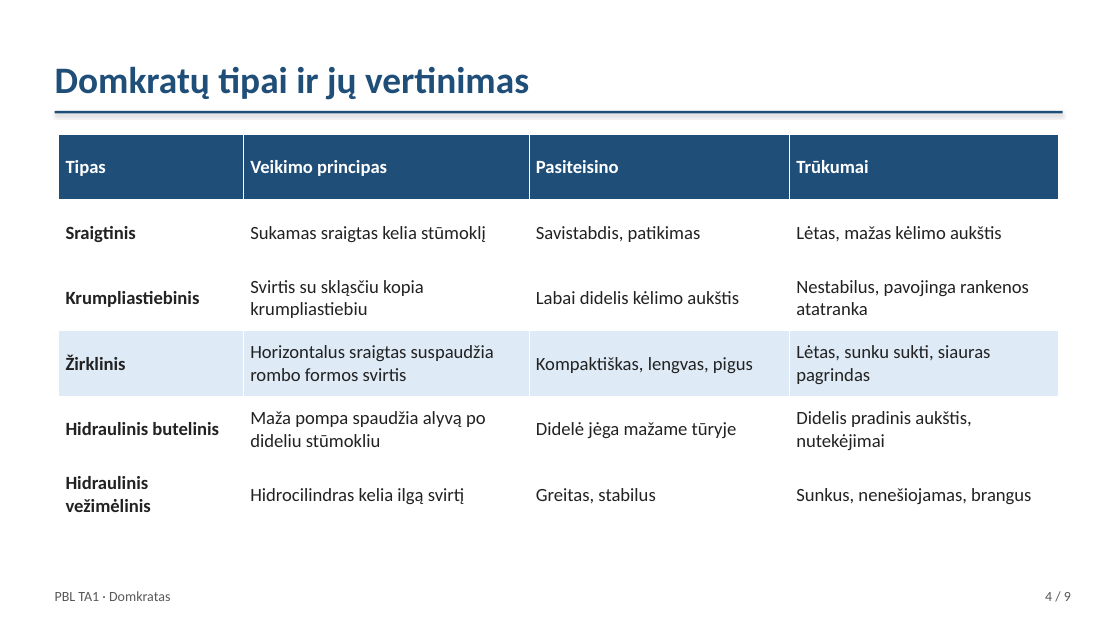
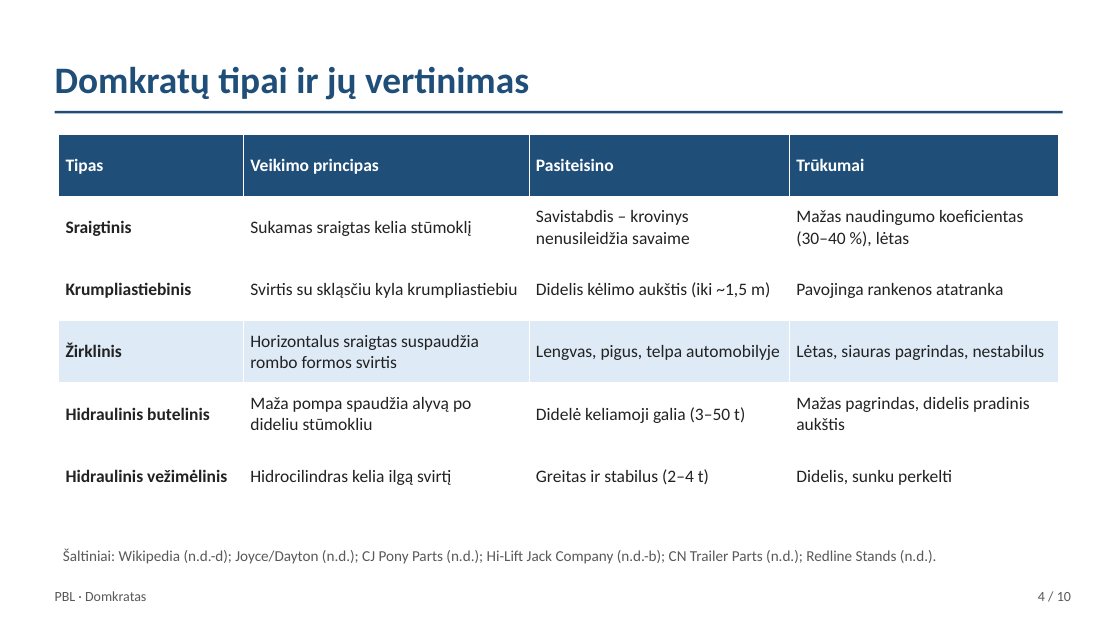
Before and after one commit to Goblinukas-beep/Ye, a slide deck: slide 4 of domkratas-ta1/domkratas-ta1.pptx. Drawn at 1120x630 pixels with LibreOffice and Linux fonts; fonts in the diff are those of the drawing. Boxes give left, top, right and bottom in pixels: in the first picture for what was removed or moved away, otherwise in the second. Text is boxed around its words. In the diff, an @@ line names an element or a change of style, - is before the commit and + after.

```diff
--- a/domkratas-ta1/domkratas-ta1.pptx
+++ b/domkratas-ta1/domkratas-ta1.pptx
@@ rectangle at box(55, 111, 1063, 113): shadow off @@
@@ table at box(59, 134, 1059, 507) @@
-row 2, column 3: Savistabdis, patikimas
+row 2, column 3: Savistabdis – krovinys nenusileidžia savaime
-row 2, column 4: Lėtas, mažas kėlimo aukštis
+row 2, column 4: Mažas naudingumo koeficientas (30–40 %), lėtas
-row 3: Krumpliastiebinis | Svirtis su skląsčiu kopia krumpliastiebiu | Labai didelis kėlimo aukštis | Nestabilus, pavojinga rankenos atatranka
+row 3: Krumpliastiebinis | Svirtis su skląsčiu kyla krumpliastiebiu | Didelis kėlimo aukštis (iki ~1,5 m) | Pavojinga rankenos atatranka
-row 4, column 3: Kompaktiškas, lengvas, pigus
+row 4, column 3: Lengvas, pigus, telpa automobilyje
-row 4, column 4: Lėtas, sunku sukti, siauras pagrindas
+row 4, column 4: Lėtas, siauras pagrindas, nestabilus
-row 5, column 3: Didelė jėga mažame tūryje
+row 5, column 3: Didelė keliamoji galia (3–50 t)
-row 5, column 4: Didelis pradinis aukštis, nutekėjimai
+row 5, column 4: Mažas pagrindas, didelis pradinis aukštis
-row 6, column 3: Greitas, stabilus
+row 6, column 3: Greitas ir stabilus (2–4 t)
-row 6, column 4: Sunkus, nenešiojamas, brangus
+row 6, column 4: Didelis, sunku perkelti
@@ size 16 to 15 pt in "Tipas", "Veikimo principas", "Pasiteisino", "Trūkumai" and 9 more places @@
@@ text added at box(63, 548, 937, 564), 13 pt, text #595959 @@
+Šaltiniai: Wikipedia (n.d.-d); Joyce/Dayton (n.d.); CJ Pony Parts (n.d.); Hi-Lift Jack Company (n.d.-b); CN Trailer Parts (n.d.); Redline Stands (n.d.).
@@ text at box(55, 591, 146, 601): text changed @@
-PBL TA1 · Domkratas
+PBL · Domkratas
@@ text at box(1038, 592, 1071, 601): text changed @@
-4 / 9
+4 / 10
```
Also in this commit, not shown: 6 other slides changed, 2 slides added, 1 slide removed, 3 other files.
